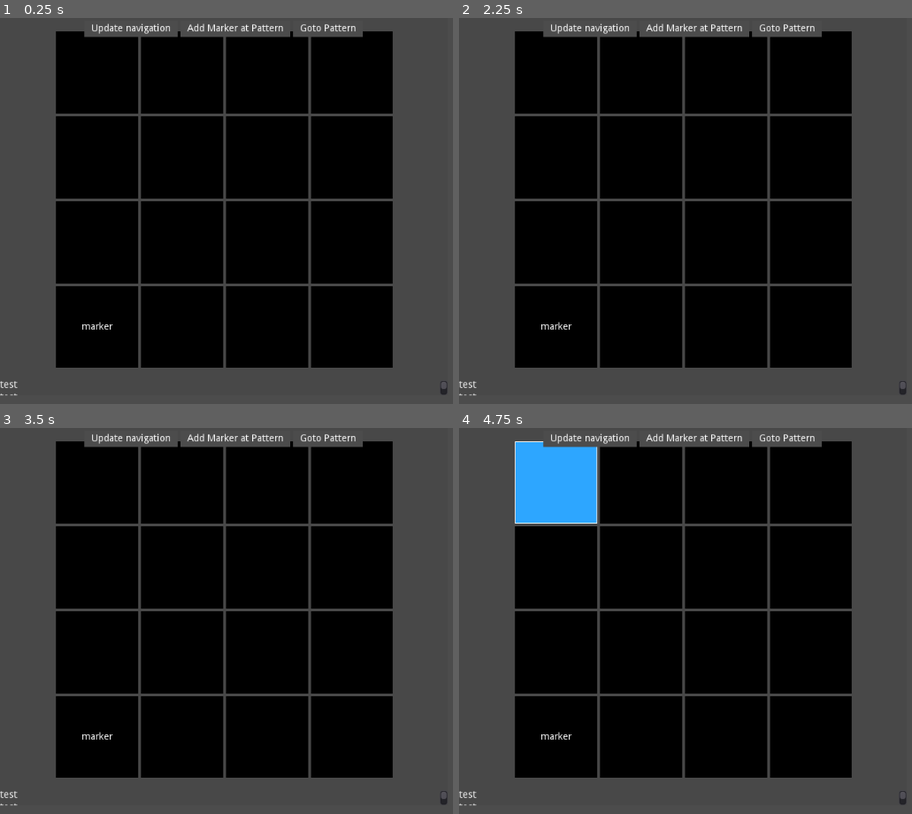
Above: before the commit, frames 1-4 (two rows, left to right).
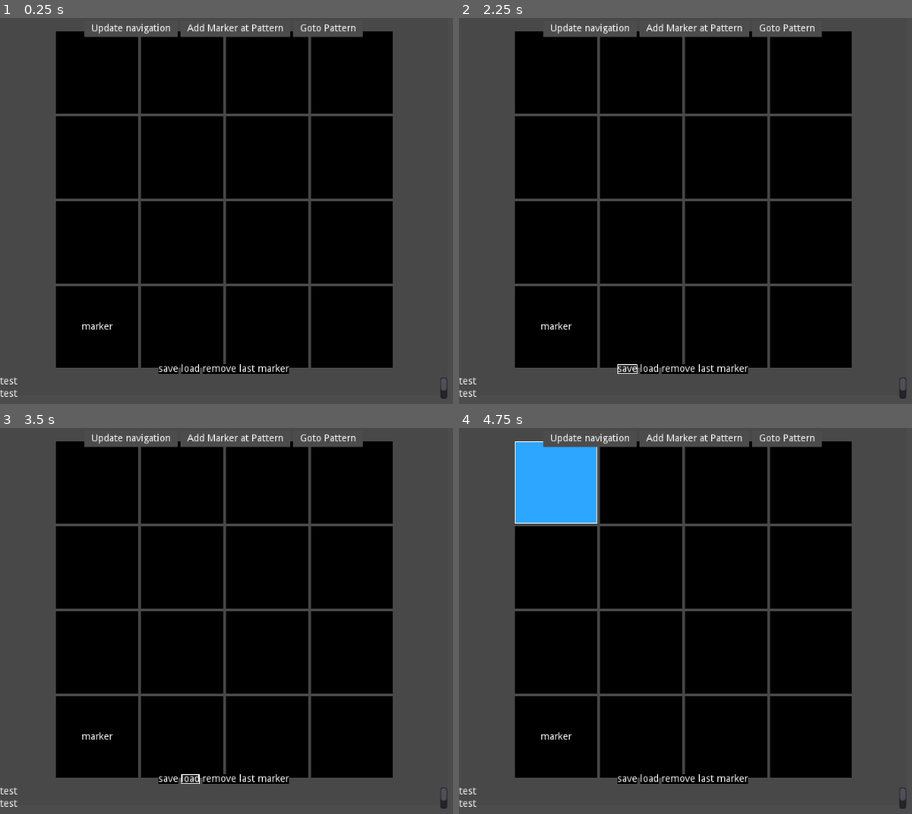
Above: after the commit, the same moments.

Repository: RonjaFS/STM_navigation_gui
Game: Godot game, scene res://Field.tscn
Same seed, same stepped clock (60 frames per second), same inputs: the game is played once before the commit and once after it. This scene is started directly instead of the project's main scene.
Inputs (mouse positions are in pixels of both pictures, inside the frame that each line leads up to):
- Up to frame 1 (0.25 s): no input
- Up to frame 2 (2.25 s): click "Update navigation" at 0.5 s; click "Add Marker at Pattern" at 1.25 s; click (626, 369) at 2 s, where only the run after the commit has a clickable "save"
- Up to frame 3 (3.5 s): click (190, 779) at 2.75 s, where only the run after the commit has a clickable "load"
- Up to frame 4 (4.75 s): click (703, 779) at 3.5 s, where only the run after the commit has a clickable "remove last marker"; click (554, 482) at 4.27 s

The runs differ from the first frame. In frame 1, 0.6% of the frame differs, in the area x 0-99%, y 89-99%; in frame 2, 0.7%; in frame 3, 0.7%; in frame 4, 0.6%.
Error in both runs: Attempt to call function 'set_marked_index' in base 'null instance' on a null instance. (res://Field.gd:48)

Commit message:
add Klayout

Diff:
--- a/Field.gd
+++ b/Field.gd
@@ -45,7 +45,7 @@
 
 func update_marker():
 	var indexAndMarker = getIndexAndMarker()
-	get_node("../map").set_marked_index(indexAndMarker[1], indexAndMarker[0])
+	mapNode.set_marked_index(indexAndMarker[1], indexAndMarker[0])
 
 func childIndexForNumber(n):
 	var line = floor(n/sizeX)
@@ -62,3 +62,14 @@
 func _on_addMarker_pressed():
 	var indexAndMarker = getIndexAndMarker()
 	mapNode.add_marker(indexAndMarker[0], indexAndMarker[1])
+
+
+func _on_SaveButton_pressed():
+	MarkerStore.save_markers_to_file()
+
+
+func _on_LoadButton_pressed():
+	MarkerStore.load_markers_from_file()
+
+func _on_RemoveMarkerButton_pressed():
+	MarkerStore.remove_last()
--- a/Field.tscn
+++ b/Field.tscn
@@ -1,7 +1,8 @@
-[gd_scene load_steps=11 format=2]
+[gd_scene load_steps=12 format=2]
 
 [ext_resource path="res://Field.gd" type="Script" id=1]
 [ext_resource path="res://new_styleboxflat.tres" type="StyleBox" id=2]
+[ext_resource path="res://MarkerListView.gd" type="Script" id=3]
 
 [sub_resource type="StyleBoxFlat" id=1]
 bg_color = Color( 0.133333, 0.133333, 0.133333, 1 )
@@ -118,34 +119,66 @@
 custom_styles/normal = ExtResource( 2 )
 text = "Goto Pattern"
 
-[node name="ScrollContainer" type="ScrollContainer" parent="."]
+[node name="VBoxContainer" type="VBoxContainer" parent="."]
 anchor_top = 1.0
 anchor_right = 1.0
 anchor_bottom = 1.0
-margin_top = -22.0
+margin_top = -45.0
+margin_bottom = 6.0
 
-[node name="VBoxContainer" type="VBoxContainer" parent="ScrollContainer"]
+[node name="HBoxContainer" type="HBoxContainer" parent="VBoxContainer"]
+margin_right = 648.0
+margin_bottom = 14.0
+alignment = 1
+
+[node name="SaveButton" type="Button" parent="VBoxContainer/HBoxContainer"]
+margin_left = 229.0
+margin_right = 258.0
+margin_bottom = 14.0
+text = "save"
+
+[node name="LoadButton" type="Button" parent="VBoxContainer/HBoxContainer"]
+margin_left = 262.0
+margin_right = 289.0
+margin_bottom = 14.0
+text = "load"
+
+[node name="RemoveMarkerButton" type="Button" parent="VBoxContainer/HBoxContainer"]
+margin_left = 293.0
+margin_right = 418.0
+margin_bottom = 14.0
+text = "remove last marker"
+
+[node name="ScrollContainer" type="ScrollContainer" parent="VBoxContainer"]
+margin_top = 18.0
+margin_right = 648.0
+margin_bottom = 51.0
+size_flags_horizontal = 3
+size_flags_vertical = 3
+
+[node name="VBoxContainer" type="VBoxContainer" parent="VBoxContainer/ScrollContainer"]
 margin_right = 25.0
 margin_bottom = 68.0
+script = ExtResource( 3 )
 
-[node name="Label" type="Label" parent="ScrollContainer/VBoxContainer"]
+[node name="Label" type="Label" parent="VBoxContainer/ScrollContainer/VBoxContainer"]
 margin_right = 25.0
 margin_bottom = 14.0
 text = "test"
 
-[node name="Label2" type="Label" parent="ScrollContainer/VBoxContainer"]
+[node name="Label2" type="Label" parent="VBoxContainer/ScrollContainer/VBoxContainer"]
 margin_top = 18.0
 margin_right = 25.0
 margin_bottom = 32.0
 text = "test"
 
-[node name="Label3" type="Label" parent="ScrollContainer/VBoxContainer"]
+[node name="Label3" type="Label" parent="VBoxContainer/ScrollContainer/VBoxContainer"]
 margin_top = 36.0
 margin_right = 25.0
 margin_bottom = 50.0
 text = "test"
 
-[node name="Label4" type="Label" parent="ScrollContainer/VBoxContainer"]
+[node name="Label4" type="Label" parent="VBoxContainer/ScrollContainer/VBoxContainer"]
 margin_top = 54.0
 margin_right = 25.0
 margin_bottom = 68.0
@@ -154,3 +187,6 @@
 [connection signal="pressed" from="HBoxContainer/updateButton" to="." method="_on_updateButton_pressed"]
 [connection signal="pressed" from="HBoxContainer/addMarker" to="." method="_on_addMarker_pressed"]
 [connection signal="pressed" from="HBoxContainer/gotoMarker" to="." method="_on_gotoMarker_pressed"]
+[connection signal="pressed" from="VBoxContainer/HBoxContainer/SaveButton" to="." method="_on_SaveButton_pressed"]
+[connection signal="pressed" from="VBoxContainer/HBoxContainer/LoadButton" to="." method="_on_LoadButton_pressed"]
+[connection signal="pressed" from="VBoxContainer/HBoxContainer/RemoveMarkerButton" to="." method="_on_RemoveMarkerButton_pressed"]
--- /dev/null
+++ b/MarkerListView.gd
@@ -0,0 +1,23 @@
+extends VBoxContainer
+
+
+# Declare member variables here. Examples:
+# var a = 2
+# var b = "text"
+
+
+# Called when the node enters the scene tree for the first time.
+func _ready():
+	MarkerStore.connect("markers_updated", self, "update_list")
+
+func update_list():
+	while get_child_count()>0:
+		remove_child(get_children()[0])
+	for m in MarkerStore.markers:
+		var l = Label.new()
+		l.text = to_json(m)
+		add_child(l)
+
+# Called every frame. 'delta' is the elapsed time since the previous frame.
+#func _process(delta):
+#	pass
--- a/map.gd
+++ b/map.gd
@@ -44,7 +44,7 @@
 		$mapTex.texture = texture
 
 func _ready():
-	print(MarkerStore.list)
+	print(MarkerStore.markers)
 	update_pattern()
 
 func zoom(factor):
@@ -63,6 +63,7 @@
 	marker.rect_position = pos - marker.rect_size/2
 	markers.append(marker)
 	add_child(marker)
+	MarkerStore.add_store_marker(pos,type)
 	return marker
 
 func add_marker_by_index(posIndex,marker, type):
--- a/markerStore.gd
+++ b/markerStore.gd
@@ -1,6 +1,33 @@
 extends Node
 
 
-var list = [1,2,3,4]
+var markers = []
+
 func _ready():
-	pass # Replace with function body.
+	print(markers)
+	add_user_signal("markers_updated")
+
+func load_markers_from_file():
+	var file = File.new()
+	file.open("user://marker_save.dat", File.READ)
+	var content = file.get_as_text()
+	file.close()
+	markers = parse_json(content)
+
+func save_markers_to_file():
+	var file = File.new()
+	var content = to_json(markers)
+	file.open("user://marker_save.dat", File.WRITE)
+	print("saved: ", markers, content)
+	file.store_string(content)
+	file.close()
+
+func remove_last():
+	pass
+#	markers.pop_back()
+#	emit_signal("markers_updated")
+
+func add_store_marker(pos, type):
+	pass
+#	markers.append([pos, type])
+#	emit_signal("markers_updated")
--- a/navGenerator.gd
+++ b/navGenerator.gd
@@ -11,6 +11,7 @@
 var imageSize
 var positionCache = {}
 var thread
+var posCacheLocked = false
 func _init():
 	print("nav gen got initilaized")
 
@@ -27,13 +28,13 @@
 func navpatchDigitCount():
 	return pow(NAVPATCHSIZE,2) - 1
 
-func addRectPixelCoord(x,y, offsetX, offsetY, col):
+func addRectPixelCoord(x,y, offsetX, offsetY, col, im):
 	var _x = offsetX+x
 	var _y = imageSize-(offsetY+y)
 	if(_x >= 0 and _x < imageSize and _y >= 0 and _y < imageSize):
-		image.set_pixel(_x,_y, col)
-
-func addRectLinePixelCoord(fromX,fromY,toX,toY, offsetX, offsetY, col):
+		im.set_pixel(_x,_y, col)
+
+func addRectLinePixelCoord(fromX,fromY,toX,toY, offsetX, offsetY, col, im):
 	#s = PIXEL_SIZE + GAP_PIXELS
 	var dir = Vector2((toX-fromX),(toY-fromY))
 	var start = Vector2(fromX,fromY)
@@ -43,10 +44,10 @@
 		var _x = px
 		var _y = imageSize-py
 		if(_x >= 0 and _x < imageSize and _y >= 0 and _y < imageSize):
-			image.set_pixel(_x,_y, col)
+			im.set_pixel(_x,_y, col)
 	#top.shapes(layer).insert(pya.Box(offsetX + (fromX * s) - PIXEL_SIZE, offsetY + fromY * s - PIXEL_SIZE, offsetX + (toX * s), offsetY + (toY * s)))
 
-func addNavpatch(x, y, id, isChunkMarker, offsetX, offsetY):
+func addNavpatch(x, y, id, isChunkMarker, offsetX, offsetY, img):
 	# add to poscache:
 	var posCacheId = id
 	if(isChunkMarker):
@@ -66,34 +67,39 @@
 	# There are two boxStyles box/grid. The grid style should produces simpler and smaller files and might be easier to read with the stm
 	if BOXSTYLE == "box":
 	  for i in range(0,size):
-		  addRectPixelCoord(x + i, y, offsetX, offsetY,col)
+		  addRectPixelCoord(x + i, y, offsetX, offsetY,col, img)
 	  for i in range(0,size-1):
-		  addRectPixelCoord(x + size - 1, y + i, offsetX, offsetY,col)
+		  addRectPixelCoord(x + size - 1, y + i, offsetX, offsetY,col, img)
 	  for i in range(0,size):
-		  addRectPixelCoord(x + i, y + size - 1, offsetX, offsetY,col)
+		  addRectPixelCoord(x + i, y + size - 1, offsetX, offsetY,col, img)
 	  for i in range(0,size-1):
-		  addRectPixelCoord(x, y + i, offsetX, offsetY,col)
+		  addRectPixelCoord(x, y + i, offsetX, offsetY, col, img)
 
 	if BOXSTYLE == "Lshape":
-		addRectLinePixelCoord(x-1,y,x+floor(size/2.0),y,offsetX, offsetY, col)
-		addRectLinePixelCoord(x,y+1,x,y+floor(size/2.0),offsetX, offsetY, col)
-		addRectPixelCoord(x-1, y-2, offsetX, offsetY, col)
+		addRectLinePixelCoord(x-1,y,x+floor(size/2.0),y,offsetX, offsetY, col, img)
+		addRectLinePixelCoord(x,y+1,x,y+floor(size/2.0),offsetX, offsetY, col, img)
+		addRectPixelCoord(x-1, y-2, offsetX, offsetY, col, img)
 
 	if BOXSTYLE == "Lshape2":
-		addRectLinePixelCoord(x-1,y,x+floor(size/2.0),y,offsetX, offsetY, col)
-		addRectLinePixelCoord(x,y+1,x,y+floor(size/2.0)+1,offsetX, offsetY, col)
+		addRectLinePixelCoord(x-1,y,x+floor(size/2.0),y,offsetX, offsetY, col, img)
+		addRectLinePixelCoord(x,y+1,x,y+floor(size/2.0)+1,offsetX, offsetY, col, img)
 
 	if (isChunkMarker):
-		addRectPixelCoord(x + 1, y + 1, offsetX, offsetY,Color(255,0,0))
+		addRectPixelCoord(x + 1, y + 1, offsetX, offsetY,Color(255,0,0), img)
 	var stringNumber = int2bin(int(id), navpatchDigitCount())
 	var i = 0
 	for c in stringNumber:
 		if c == '1':
 			var idOffsetOne = i + 1
-			addRectPixelCoord(1 + x + idOffsetOne % NAVPATCHSIZE, y + 1 + floor(idOffsetOne / NAVPATCHSIZE), offsetX, offsetY, col)
+			addRectPixelCoord(1 + x + idOffsetOne % NAVPATCHSIZE, y + 1 + floor(idOffsetOne / NAVPATCHSIZE), offsetX, offsetY, col, img)
 		i+=1
 
-func createNavigationChunk(x, y, id, obj, callback, cutoffX=-1, cutoffY=-1):
+func createNavigationChunk(x, y, id, obj, callback, cutoffX=-1, cutoffY=-1, im=null):
+	var img
+	if(im == null):
+		img = image
+	else:
+		img = im
 	var numberOfIndicators = pow(2, navpatchDigitCount())
 	var max_NavpatchChunkWidth = floor(sqrt(numberOfIndicators + 1))
 	var maxX = max_NavpatchChunkWidth if cutoffX == -1 else cutoffX
@@ -102,22 +108,22 @@
 
 	if BOXSTYLE == "grid":
 		for i in range(maxX):
-			addRectLinePixelCoord(i*navpatchDistance, 0, i*navpatchDistance, maxY*navpatchDistance, x, y,highColor)
+			addRectLinePixelCoord(i*navpatchDistance, 0, i*navpatchDistance, maxY*navpatchDistance, x, y,highColor, img)
 			print("grid vertical: ", i, " of ", maxX)
 		for j in range(maxY):
-			addRectLinePixelCoord(0, j*navpatchDistance, maxX*navpatchDistance, j*navpatchDistance, x, y,highColor)
+			addRectLinePixelCoord(0, j*navpatchDistance, maxX*navpatchDistance, j*navpatchDistance, x, y,highColor, img)
 			print("grid horizontal: ", j, " of ", maxX)
 	print('after grid creating before navpatch')
 	for i in range(maxX):
-		print('chunk Progress ',i/maxX * 100,'% (',i,'/', maxX,")")
-		image.unlock()
-		obj.call_deferred(callback, image)
-		image.lock()
+#		print('chunk Progress ',i/maxX * 100,'% (',i,'/', maxX,")")
+		img.unlock()
+		obj.call_deferred(callback, img)
+		img.lock()
 		for j in range(maxY):
 			if (j == 0 and i == 0):
-				addNavpatch(0, 0, id, true, x, y)
+				addNavpatch(0, 0, id, true, x, y, img)
 			else:
-				addNavpatch(i * navpatchDistance, j* navpatchDistance, j * max_NavpatchChunkWidth + i - 1, false, x, y)
+				addNavpatch(i * navpatchDistance, j* navpatchDistance, j * max_NavpatchChunkWidth + i - 1, false, x, y, img)
 func navigationChunkPixelSize():
 	var numberOfIndicators = pow(2, navpatchDigitCount())
 	var max_NavpatchChunkWidth = floor(sqrt(numberOfIndicators + 1))
@@ -141,6 +147,7 @@
 func _thread_createNavitation(params):
 	# need to lock the image inside the thread
 	image.lock()
+	posCacheLocked = true
 	var patchCount = params[0]
 	var maxSize = params[1]
 	var obj = params[2]
@@ -170,6 +177,7 @@
 			obj.call_deferred(callback, image)
 			image.lock()
 	image.unlock()
+	posCacheLocked = false
 	return
 
 func getSingleNavpatchTexture(pId, pMarker, patternSize):
@@ -177,17 +185,20 @@
 	highlightMarker = pMarker
 	NAVPATCHSIZE = patternSize
 	imageSize = patternSize+3
-	image = Image.new()
-	image.create(imageSize, imageSize, false, Image.FORMAT_RGB8)
-	image.lock()
-	addNavpatch(0, 0, pId, pMarker,2,2)
-	image.unlock()
-	return image
+	var img = Image.new()
+	img.create(imageSize, imageSize, false, Image.FORMAT_RGB8)
+	img.lock()
+	addNavpatch(0, 0, pId, pMarker,2,2, img)
+	img.unlock()
+	return img
 
 func getPositionsForIndex(id, marker):
+	if posCacheLocked:
+		printerr("The position cache cannot be accessed while generating the pattern")
+		return [Vector2(-10, -10)]
 	var posCacheId = id
 	if marker:
-		var chunkMarkerExtra = pow(2,NAVPATCHSIZE*NAVPATCHSIZE-1)
+		var chunkMarkerExtra = pow(2, NAVPATCHSIZE*NAVPATCHSIZE - 1)
 		posCacheId += chunkMarkerExtra
 	if positionCache.keys().has(posCacheId):
 		return positionCache[posCacheId]
Not shown, added: KlayoutGdsScript/NavigationPatterGeneratorMacro.lym
